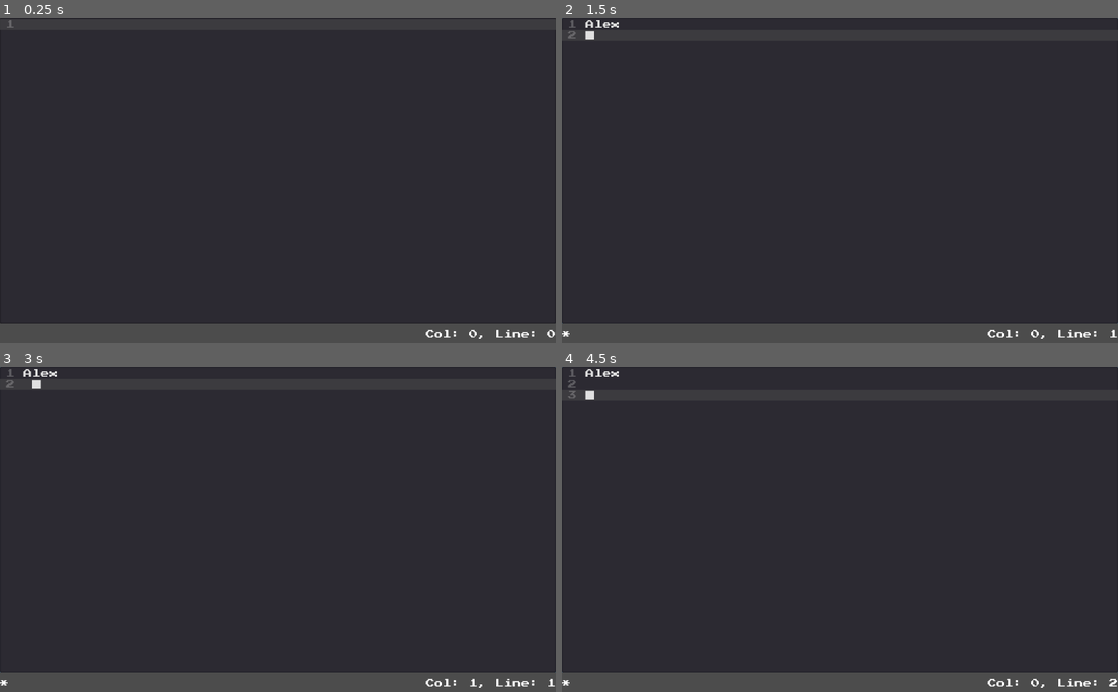
Above: before the commit, frames 1-4 (two rows, left to right).
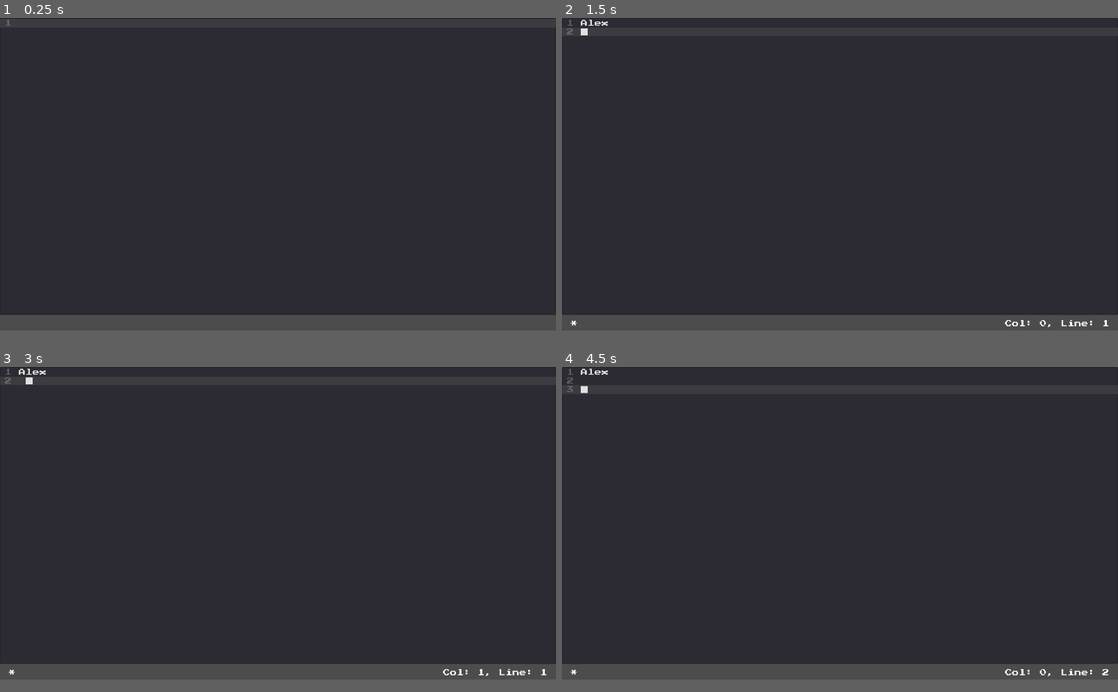
Above: after the commit, the same moments.

Repository: DeybisMelendez/ScriptEditor
Game: Godot game, scene res://Main.tscn
Same seed, same stepped clock (60 frames per second), same inputs: the game is played once before the commit and once after it.
Inputs (mouse positions are in pixels of both pictures, inside the frame that each line leads up to):
- Up to frame 1 (0.25 s): no input
- Up to frame 2 (1.5 s): click (840, 170) at 0.52 s; type "Alex" at 0.6 s; tap Enter at 1.25 s
- Up to frame 3 (3 s): tap Space at 2.75 s
- Up to frame 4 (4.5 s): tap Enter at 4.25 s
In our replay, the window is 800x468 before the commit and 800x450 after it. These sizes can differ from the game's own. Grey fills any space a smaller window leaves; there, only what the larger window draws over its background counts as a difference.

The runs differ from the first frame. In frame 1, 2.8% of the frame differs, in the area x 0-100%, y 0-99%; in frame 2, 3.0%; in frame 3, 3.0%; in frame 4, 3.0%.

Commit message:
primer avance

Diff:
--- a/Main.gd
+++ b/Main.gd
@@ -6,71 +6,104 @@
 var line = 0
 onready var TextLabel = $VBoxContainer/ToolBar/HBoxContainer2/TextLabel
 onready var FileLabel = $VBoxContainer/ToolBar/HBoxContainer/FileLabel
+onready var Editor = $VBoxContainer/TextEdit
+onready var Dialog = $FileDialog
+onready var Confirm = $ConfirmDialog
 
 func _ready():
-	load_file($FileDialog.current_path)
-	$VBoxContainer/TextEdit.connect("text_changed", self, "text_changed")
-	$FileDialog.connect("file_selected", self, "file_selected")
-	$ConfirmationDialog.connect("confirmed", self, "confirmed")
-	$VBoxContainer/TextEdit.connect("cursor_changed", self, "cursor_changed")
+	Editor.connect("text_changed", self, "text_changed")
+	Dialog.connect("file_selected", self, "file_selected")
+	Confirm.connect("confirmed", self, "confirmed")
+	Editor.connect("cursor_changed", self, "cursor_changed")
 
 func cursor_changed():
-	col = $VBoxContainer/TextEdit.cursor_get_column()
-	line = $VBoxContainer/TextEdit.cursor_get_line()
+	col = Editor.cursor_get_column()
+	line = Editor.cursor_get_line()
 	TextLabel.text = "Col: " + str(col) +", Line: " + str(line)
 
 func confirmed():
-	save_file($FileDialog.current_file)
+	print("confirmed")
+	if Dialog.mode == FileDialog.MODE_OPEN_ANY:
+		new_file()
+	elif Dialog.mode == FileDialog.MODE_SAVE_FILE:
+		Dialog.popup_centered_minsize()
+	elif Dialog.mode == FileDialog.MODE_OPEN_FILE:
+		Dialog.popup_centered_minsize()
 
 func file_selected(path):
-	match $FileDialog.get_mode():
+	match Dialog.get_mode():
 		FileDialog.MODE_OPEN_FILE:
 			load_file(path)
 			OS.set_window_title(path)
 		FileDialog.MODE_SAVE_FILE:
 			save_file(path)
+	Dialog.invalidate()
+
+func file_exists(path):
+	var file = File.new()
+	var file_exists = file.file_exists(path)
+	file.close()
+	return file_exists
+
+func new_file():
+	print("new_file")
+	Editor.text = ""
+	copy_file = Editor.text
+	Dialog.set_current_file("")
+	text_changed()
 
 func load_file(path):
 	var file = File.new()
 	file.open(path, File.READ)
-	$VBoxContainer/TextEdit.text = file.get_as_text()
+	Editor.text = file.get_as_text()
 	file.close()
-	copy_file = $VBoxContainer/TextEdit.text
-	FileLabel.text = $FileDialog.current_file
+	copy_file = Editor.text
+	FileLabel.text = Dialog.get_current_file()
+	var sintax = Dialog.get_current_file().split(".",false)
+	Editor.set_sintax(sintax[sintax.size()-1])
 
 func save_file(path):
 	var file = File.new()
 	file.open(path, File.WRITE)
-	file.store_string($VBoxContainer/TextEdit.text)
+	file.store_string(Editor.text)
 	file.close()
-	copy_file = $VBoxContainer/TextEdit.text
+	copy_file = Editor.text
 	text_changed()
+	var sintax = Dialog.get_current_file().sintax.split(",",false)
+	Editor.set_sintax(sintax[sintax.size()-1])
 
 func text_changed():
-	txt_changed = $VBoxContainer/TextEdit.text != copy_file
+	txt_changed = Editor.text != copy_file
 	if txt_changed:
-		FileLabel.text = $FileDialog.current_file + "*"
+		FileLabel.text = Dialog.current_file + "*"
 	else:
-		FileLabel.text = $FileDialog.current_file
+		FileLabel.text = Dialog.current_file
 
 func _input(event):
 	if event is InputEventKey:
-		if event.is_action_pressed("open_file"):
+		if event.is_action_pressed("new_file"):
+			#usado para identificar nuevo archivo nada mas
+			Dialog.set_mode(FileDialog.MODE_OPEN_ANY)
 			if txt_changed:
-				$ConfirmationDialog.popup()
+				Confirm.popup_centered_minsize()
 			else:
-				$FileDialog.set_mode(FileDialog.MODE_OPEN_FILE)
-				$FileDialog.popup()
+				new_file()
+		elif event.is_action_pressed("open_file"):
+			Dialog.set_mode(FileDialog.MODE_OPEN_FILE)
+			if txt_changed:
+				Confirm.popup_centered_minsize()
+			else:
+				Dialog.popup_centered_minsize()
+		elif event.is_action_pressed("save_file_as"):
+			Dialog.set_mode(FileDialog.MODE_SAVE_FILE)
+			Dialog.popup_centered_minsize()
 		elif event.is_action_pressed("save_file"):
-			if $FileDialog.current_file != "":
-				save_file($FileDialog.current_path)
+			Dialog.set_mode(FileDialog.MODE_SAVE_FILE)
+			if file_exists(Dialog.current_path):# and Dialog.current_dir != "":
+				save_file(Dialog.current_path)
 			else:
-				$FileDialog.set_mode(FileDialog.MODE_SAVE_FILE)
-				$FileDialog.popup()
-		elif event.is_action_pressed("save_file_as"):
-			$FileDialog.set_mode(FileDialog.MODE_SAVE_FILE)
-			$FileDialog.popup()
+				Dialog.popup_centered_minsize()
 		elif event.is_action_pressed("resize_up"):
-			$VBoxContainer/TextEdit.get_font("font").size +=1
+			Editor.get_font("font").size +=1
 		elif event.is_action_pressed("resize_down"):
-			$VBoxContainer/TextEdit.get_font("font").size -=1
+			Editor.get_font("font").size -=1
--- a/Main.tscn
+++ b/Main.tscn
@@ -1,14 +1,14 @@
 [gd_scene load_steps=6 format=2]
 
 [ext_resource path="res://Main.gd" type="Script" id=1]
-[ext_resource path="res://theme.tres" type="Theme" id=2]
-[ext_resource path="res://fonts/Code.tres" type="DynamicFont" id=3]
-[ext_resource path="res://fonts/PressStart2P.ttf" type="DynamicFontData" id=4]
+[ext_resource path="res://TextEdit.tscn" type="PackedScene" id=2]
+[ext_resource path="res://fonts/PressStart2P.ttf" type="DynamicFontData" id=3]
+[ext_resource path="res://theme.tres" type="Theme" id=4]
 
-[sub_resource type="DynamicFont" id=2]
+[sub_resource type="DynamicFont" id=1]
 use_mipmaps = true
 use_filter = true
-font_data = ExtResource( 4 )
+font_data = ExtResource( 3 )
 
 [node name="Main" type="Control"]
 anchor_right = 1.0
@@ -19,58 +19,58 @@
 anchor_right = 1.0
 anchor_bottom = 1.0
 
-[node name="TextEdit" type="TextEdit" parent="VBoxContainer"]
-margin_right = 1024.0
-margin_bottom = 564.0
-size_flags_vertical = 3
-theme = ExtResource( 2 )
-custom_fonts/font = ExtResource( 3 )
-highlight_current_line = true
-syntax_highlighting = true
-show_line_numbers = true
-breakpoint_gutter = true
-highlight_all_occurrences = true
-override_selected_font_color = true
-hiding_enabled = 1
-wrap_enabled = true
-caret_block_mode = true
-caret_blink = true
-caret_blink_speed = 0.3
+[node name="TextEdit" parent="VBoxContainer" instance=ExtResource( 2 )]
+margin_right = 1280.0
+margin_bottom = 684.0
 
 [node name="ToolBar" type="HBoxContainer" parent="VBoxContainer"]
-margin_top = 568.0
-margin_right = 1024.0
-margin_bottom = 600.0
+margin_top = 688.0
+margin_right = 1280.0
+margin_bottom = 720.0
 rect_min_size = Vector2( 0, 32 )
 
 [node name="HBoxContainer" type="HBoxContainer" parent="VBoxContainer/ToolBar"]
+margin_right = 20.0
 margin_bottom = 32.0
 
+[node name="MarginContainer" type="MarginContainer" parent="VBoxContainer/ToolBar/HBoxContainer"]
+margin_right = 16.0
+margin_bottom = 32.0
+rect_min_size = Vector2( 16, 0 )
+
 [node name="FileLabel" type="Label" parent="VBoxContainer/ToolBar/HBoxContainer"]
+margin_left = 20.0
 margin_top = 8.0
+margin_right = 20.0
 margin_bottom = 24.0
-custom_fonts/font = SubResource( 2 )
+custom_fonts/font = SubResource( 1 )
 
 [node name="HBoxContainer2" type="HBoxContainer" parent="VBoxContainer/ToolBar"]
-margin_left = 4.0
-margin_right = 1024.0
+margin_left = 24.0
+margin_right = 1280.0
 margin_bottom = 32.0
 size_flags_horizontal = 3
 alignment = 2
 
 [node name="TextLabel" type="Label" parent="VBoxContainer/ToolBar/HBoxContainer2"]
-margin_left = 1020.0
+margin_left = 1236.0
 margin_top = 8.0
-margin_right = 1020.0
+margin_right = 1236.0
 margin_bottom = 24.0
-custom_fonts/font = SubResource( 2 )
+custom_fonts/font = SubResource( 1 )
+
+[node name="MarginContainer2" type="MarginContainer" parent="VBoxContainer/ToolBar/HBoxContainer2"]
+margin_left = 1240.0
+margin_right = 1256.0
+margin_bottom = 32.0
+rect_min_size = Vector2( 16, 0 )
 
 [node name="FileDialog" type="FileDialog" parent="."]
 anchor_right = 1.0
 anchor_bottom = 1.0
 size_flags_horizontal = 3
 size_flags_vertical = 3
-theme = ExtResource( 2 )
+theme = ExtResource( 4 )
 window_title = "Abrir un archivo"
 resizable = true
 mode = 0
@@ -79,10 +79,11 @@
 current_dir = "/home/damv/Documentos/LuaEditor"
 current_path = "/home/damv/Documentos/LuaEditor/"
 
-[node name="ConfirmationDialog" type="ConfirmationDialog" parent="."]
+[node name="ConfirmDialog" type="ConfirmationDialog" parent="."]
+visible = true
 margin_right = 464.0
 margin_bottom = 81.0
-theme = ExtResource( 2 )
+theme = ExtResource( 4 )
 resizable = true
-dialog_text = "No has guardado los cambios.
-¿Deseas guardar?"
+dialog_text = "Hay cambios en el archivo,
+¿Desea cerrar sin guardar?"
--- /dev/null
+++ b/TextEdit.gd
@@ -0,0 +1,53 @@
+extends TextEdit
+
+const PATH = "res://sintax/"
+const YAML = ".yaml"
+
+func _ready():
+	theme.set_color("number_color", "TextEdit", "a1ffe1")
+
+func set_sintax(sintax):
+	clear_colors()
+	var file = File.new()
+	if not file.file_exists(PATH + sintax + YAML):
+		return
+	file.open(PATH + sintax + YAML, File.READ)
+	var yaml = file.get_as_text()
+	file.close()
+	yaml = yaml.split("\n",false)
+	for line in yaml:
+		var op = line.split(": ",false)
+		print(typeof(op[0]), op[0])
+		var array = str(op[1])
+		array.erase(0,1)
+		array.erase(array.length()-1, 1)
+		array = array.split(", ", false)
+		print(array)
+		match op[0]:
+			"keyword":
+				set_keywords(array)
+			"string":
+				set_string(array)
+			"line_comment":
+				set_line_comment(array)
+			"block_comment":
+				set_block_comment(array)
+
+func set_line_comment(formats):
+	for format in formats:
+		add_color_region(format, "\n", Color("80c1cdd0"), true)
+
+func set_block_comment(formats):
+	add_color_region(formats[0], formats[1], Color("80c1cdd0"))
+
+#func set_strings(formats):
+#	for format in formats:
+#		add_color_region(format, format, Color.yellow)
+
+func set_string(formats):
+	add_color_region(formats[0], formats[1], Color("ffeca1"))
+
+func set_keywords(keywords):
+	for keyword in keywords:
+		print(keyword)
+		add_keyword_color(keyword, Color("ff7185"))
--- /dev/null
+++ b/TextEdit.tscn
@@ -0,0 +1,25 @@
+[gd_scene load_steps=4 format=2]
+
+[ext_resource path="res://theme.tres" type="Theme" id=1]
+[ext_resource path="res://fonts/Code.tres" type="DynamicFont" id=2]
+[ext_resource path="res://TextEdit.gd" type="Script" id=3]
+
+[node name="TextEdit" type="TextEdit"]
+margin_right = 1024.0
+margin_bottom = 564.0
+size_flags_vertical = 3
+theme = ExtResource( 1 )
+custom_fonts/font = ExtResource( 2 )
+highlight_current_line = true
+syntax_highlighting = true
+show_line_numbers = true
+breakpoint_gutter = true
+highlight_all_occurrences = true
+override_selected_font_color = true
+smooth_scrolling = true
+hiding_enabled = 1
+wrap_enabled = true
+caret_block_mode = true
+caret_blink = true
+caret_blink_speed = 0.3
+script = ExtResource( 3 )
--- a/fonts/Code.tres
+++ b/fonts/Code.tres
@@ -4,4 +4,5 @@
 
 [resource]
 use_mipmaps = true
+use_filter = true
 font_data = ExtResource( 1 )
--- a/project.godot
+++ b/project.godot
@@ -18,6 +18,11 @@
 config/name="Script"
 run/main_scene="res://Main.tscn"
 config/icon="res://icon.png"
+
+[display]
+
+window/size/width=1280
+window/size/height=720
 
 [input]
 
@@ -46,6 +51,11 @@
 "events": [ Object(InputEventKey,"resource_local_to_scene":false,"resource_name":"","device":0,"alt":false,"shift":true,"control":true,"meta":false,"command":true,"pressed":false,"scancode":83,"unicode":0,"echo":false,"script":null)
  ]
 }
+new_file={
+"deadzone": 0.5,
+"events": [ Object(InputEventKey,"resource_local_to_scene":false,"resource_name":"","device":0,"alt":false,"shift":false,"control":true,"meta":false,"command":true,"pressed":false,"scancode":78,"unicode":0,"echo":false,"script":null)
+ ]
+}
 
 [rendering]
 
--- a/theme.tres
+++ b/theme.tres
@@ -3,6 +3,8 @@
 [ext_resource path="res://fonts/PressStart2P.ttf" type="DynamicFontData" id=1]
 
 [sub_resource type="DynamicFont" id=1]
+use_mipmaps = true
+use_filter = true
 font_data = ExtResource( 1 )
 
 [resource]
Not shown, added: sintax/lua.yaml
Not shown, added: sintax/lua.yaml~
